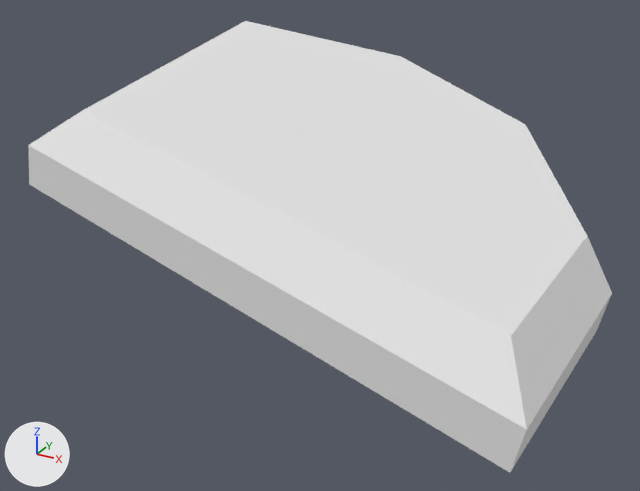
What one commit did to the OBJ model meshes/prop_v2_4.obj.
The view is the same before and after, from a camera (50 mm lens) standing at (-0.3172, 0.3478, 0.1173) and looking at (-0.4175, 0.5303, 0.026). The axes (+X, +Y, +Z) are drawn at lower left. The lights are the same throughout. Where no turn or scale is listed for an object, it has been applied to the vertices.

In view in the first picture: 'prop_v2_4_Plane.002'.
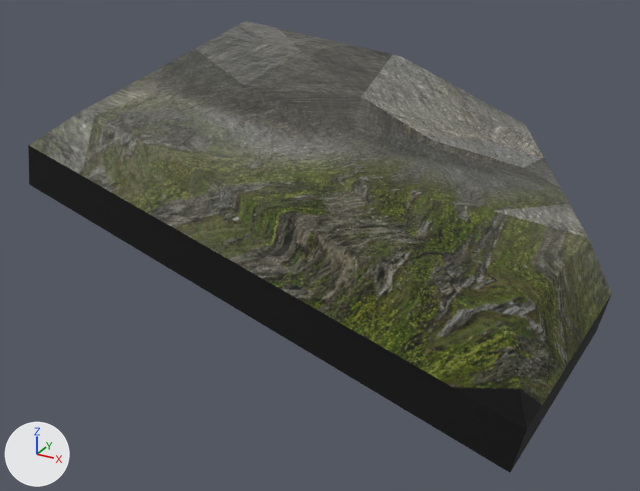
Where the change shows, as pixel boxes [x1, y1, x2, y2] in the pictures (640 x 491 px):
'prop_v2_4_Plane.002', surface changed (white to grey): [28, 21, 612, 473] in both

The change, as a diff of the scene's bpy script:
```diff
--- a/meshes/prop_v2_4.obj.py
+++ b/meshes/prop_v2_4.obj.py
@@ img_prop_v2_3_tex_png @@
+img_prop_v2_3_tex_png = load_image('prop_v2_3_tex.png', '../textures/prop_v2_3_tex.png', 1024, 1024, 'sRGB')
@@ mat_none @@
 mat_none = principled_material('None')
-mat_none.base_color = (0.8, 0.8, 0.8)  # white #e7e7e7
+mat_none.texture = img_prop_v2_3_tex_png
 mat_none.roughness = 1.0
@@ me_prop_v2_4_plane_002 @@
 me_prop_v2_4_plane_002.from_pydata(...)  # 18 vertices, 32 faces; spans x -0.4866..-0.3447, y 0.4751..0.6058, z 0.0176..0.0707
 # used by ob_prop_v2_4_plane_002; location = (0.0, 0.0, 0.0)
+# me_prop_v2_4_plane_002 part 1: texture (UV) coordinates changed
 me_prop_v2_4_plane_002.materials.append(mat_none)
```
